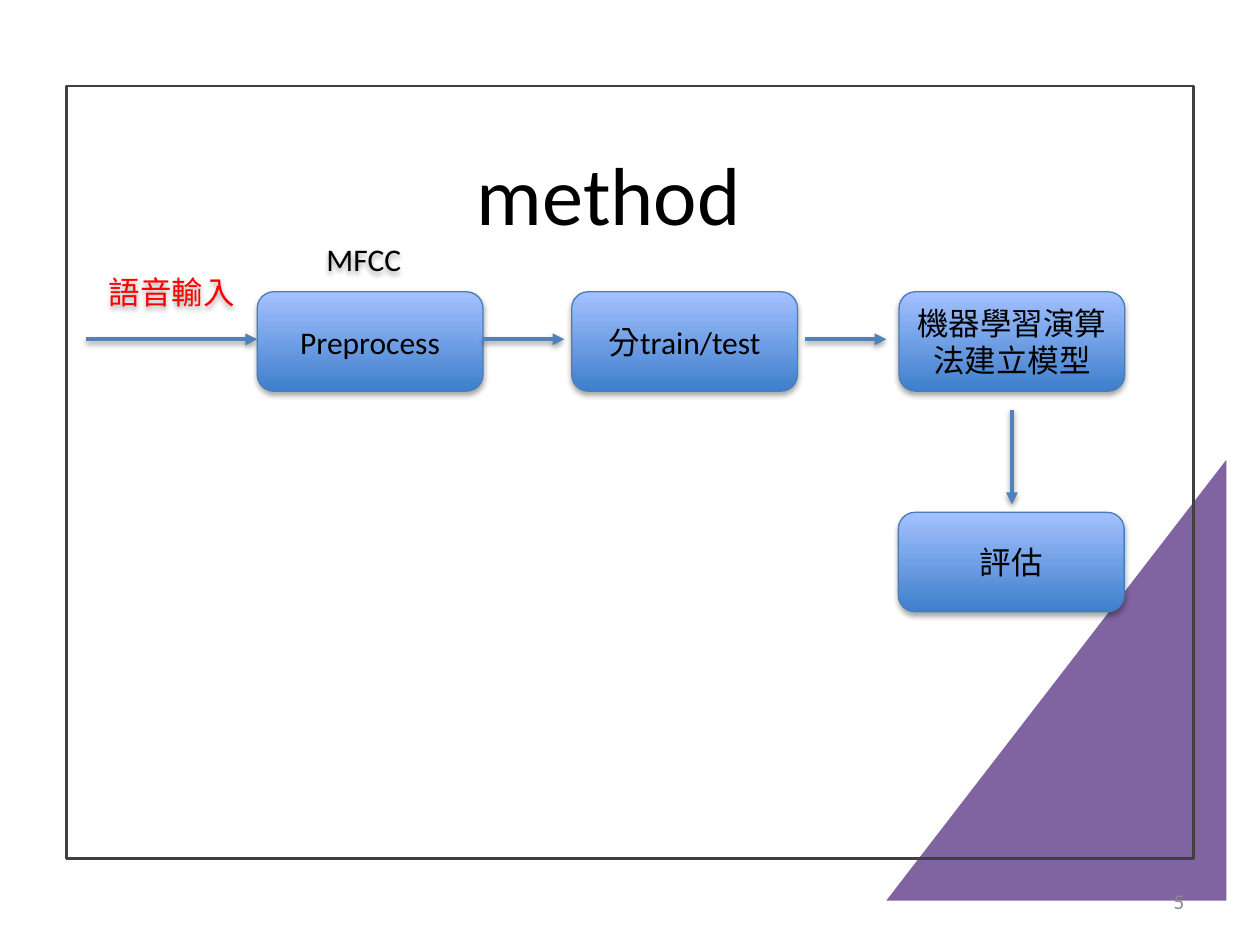
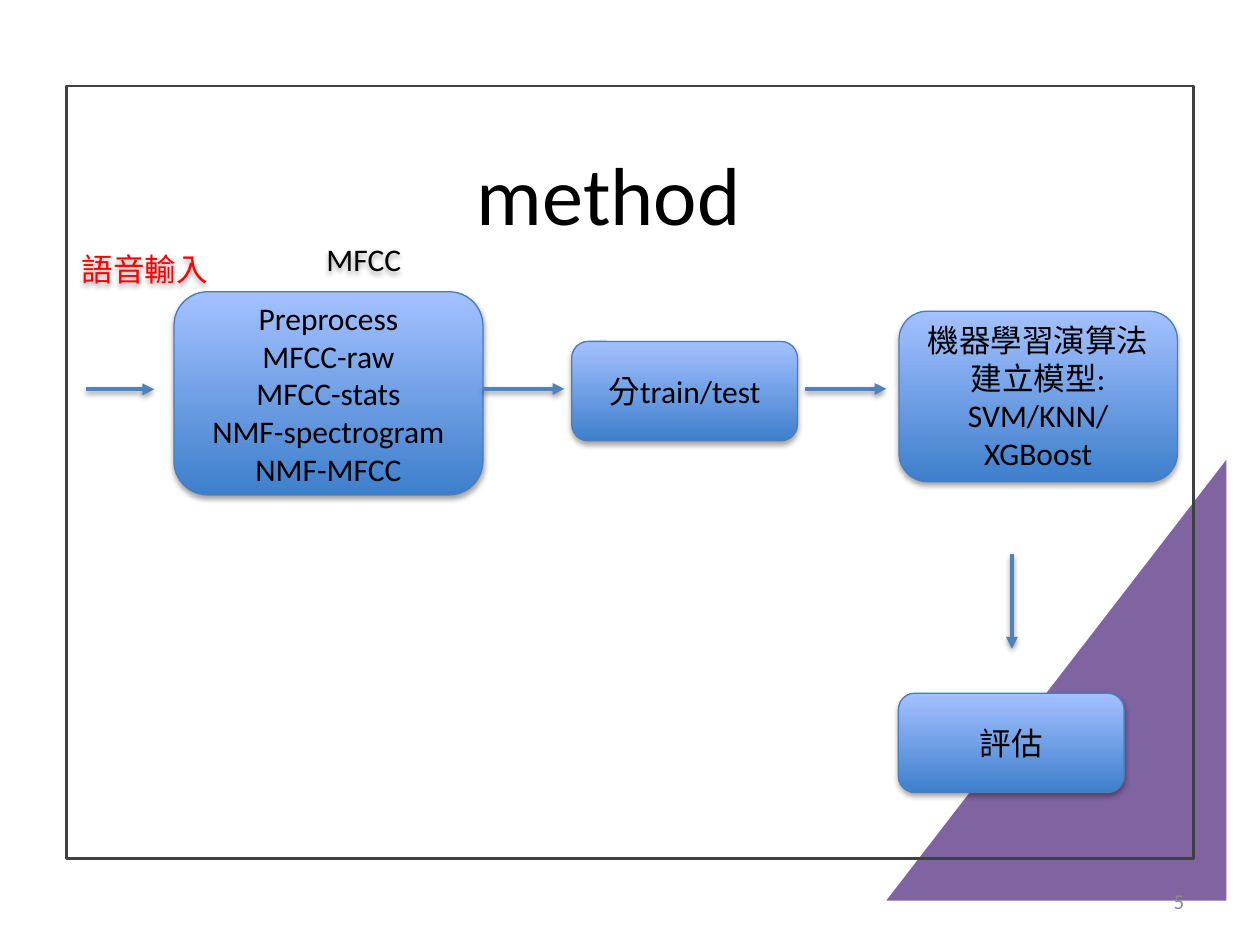
Before and after one commit to jasonfghx/lilicoco, a slide deck: slide 5 of 大學生/6哥FINAL1006.pptx. Drawn at 1260x945 pixels with LibreOffice and Linux fonts; fonts in the diff are those of the drawing. Boxes give left, top, right and bottom in pixels: in the first picture for what was removed or moved away, otherwise in the second. Text is boxed around its words. In the diff, an @@ line names an element or a change of style, - is before the commit and + after.

```diff
--- a/大學生/6哥FINAL1006.pptx
+++ b/大學生/6哥FINAL1006.pptx
@@ text "語音輸入": place and size @@
-text "語音輸入" at [109, 277, 235, 307]
+text "語音輸入" at [82, 254, 208, 284]
@@ rounded rectangle "Preprocess": place and size @@
-rounded rectangle "Preprocess" at [257, 292, 483, 392]
+rounded rectangle "Preprocess" at [174, 292, 483, 495]
@@ rounded rectangle "機器學習演算法建立模型:": place and size @@
-rounded rectangle "機器學習演算法建立模型:" at [900, 292, 1125, 392]
+rounded rectangle "機器學習演算法建立模型:" at [900, 311, 1178, 481]
@@ text in rounded rectangle at [928, 325, 1148, 466]: text changed @@
-機器學習演算法建立模型
+機器學習演算法建立模型:
+SVM/KNN/
+XGBoost
@@ text in rounded rectangle at [212, 347, 444, 481]: paragraphs added @@
+MFCC-raw
+MFCC-stats
+NMF-spectrogram
+NMF-MFCC
@@ arrow moved from (86, 339) - (257, 339) to (86, 389) - (154, 389) @@
@@ 2 arrows, 1 rounded rectangle: place and size @@
-2 arrows, 1 rounded rectangle at [483, 292, 886, 392]
+2 arrows, 1 rounded rectangle at [483, 341, 886, 441]
@@ arrow moved from (1012, 410) - (1012, 504) to (1012, 554) - (1012, 649) @@
@@ rounded rectangle "評估": place and size @@
-rounded rectangle "評估" at [898, 513, 1124, 612]
+rounded rectangle "評估" at [898, 693, 1124, 793]
```
Also in this commit, not shown: 1 other slide changed, 3 slides added, 1 slide removed.
